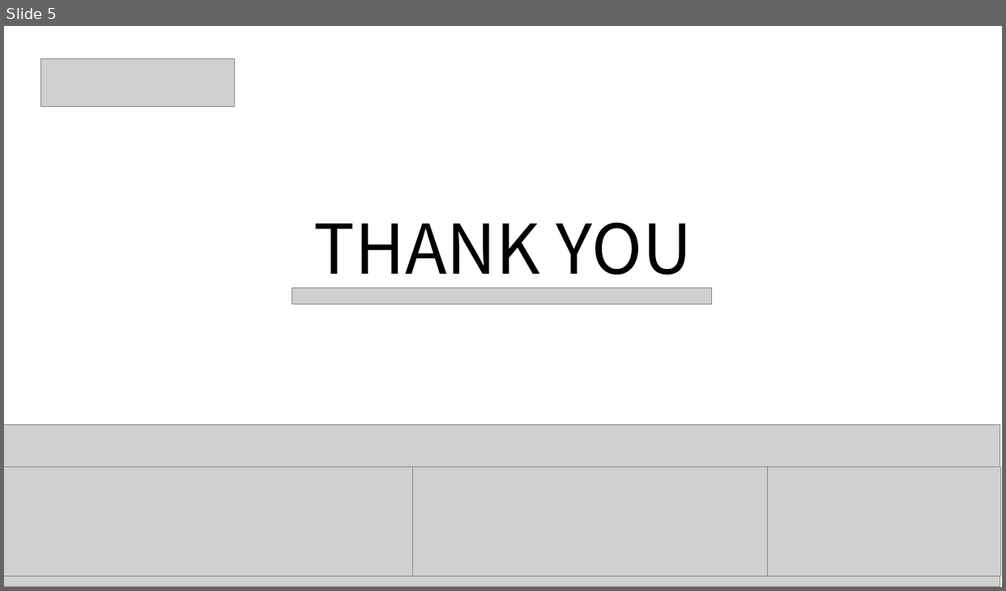
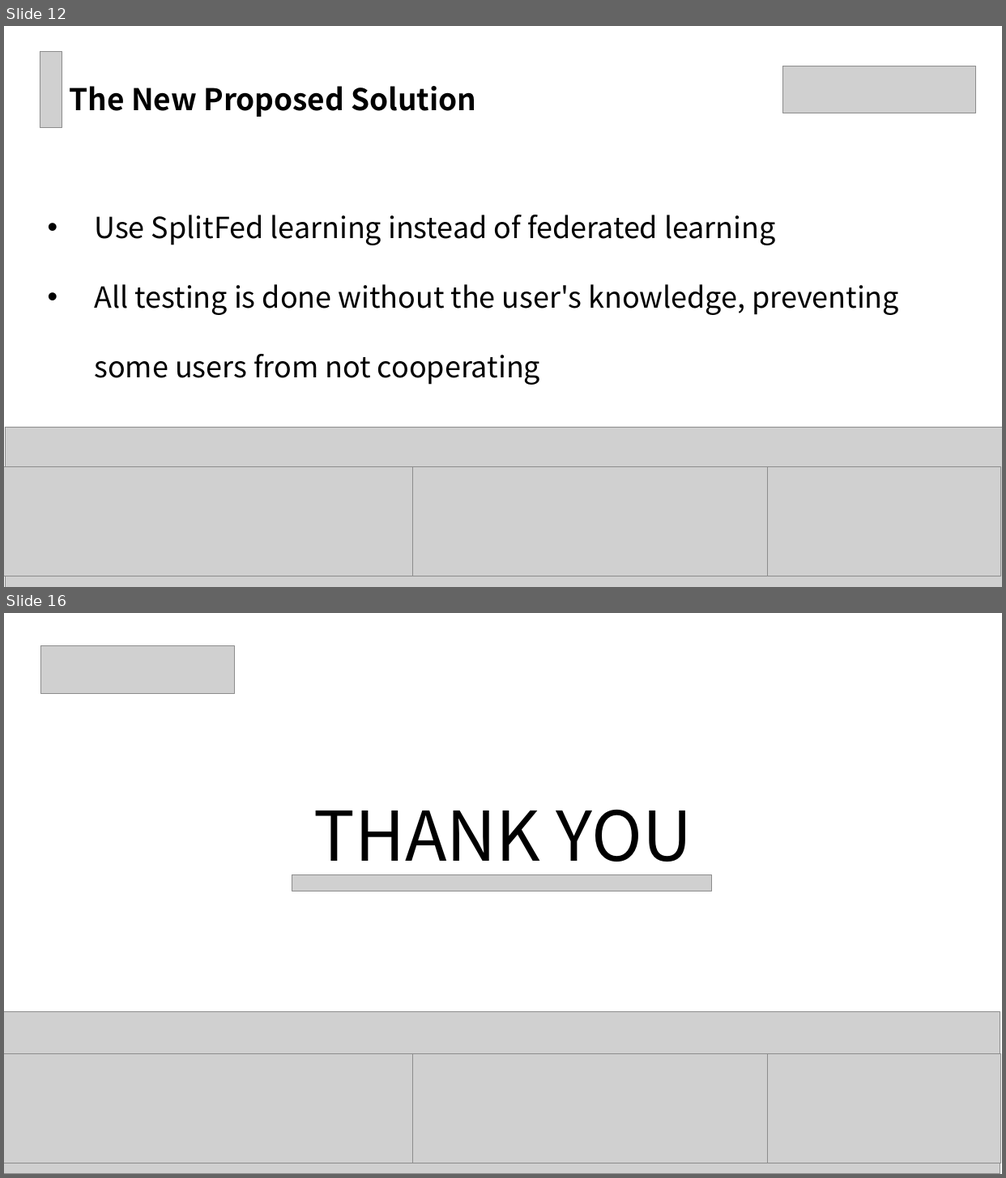
Before and after one commit to TIANGeng708/Graduated_Course, a slide deck: 高级计算机网络与大数据/Homework/homework3/pre.pptx. Shown one above the other, each under a label of ours: slide 5 before the commit, slides 12 and 16 after it; the slides between them are not shown. The pictures are 1006x591 and 1006x1178 pixels, drawn with LibreOffice and Linux fonts; fonts in the diff are those of the drawing; grey boxes stand for pictures. Boxes give left, top, right and bottom in pixels: in the first picture for what was removed or moved away, otherwise in the second. Text is boxed around its words. In the diff, an @@ line names an element or a change of style, - is before the commit and + after.

```diff
--- a/高级计算机网络与大数据/Homework/homework3/pre.pptx
+++ b/高级计算机网络与大数据/Homework/homework3/pre.pptx
@@ slide 12 added at (4,26,1002,587), background #FFFFFF @@
@@ picture added at (40,51,62,128) @@
@@ picture added at (783,66,977,113) @@
@@ title added at (70,86,477,117), 28.8 pt, text #000000, bold @@
+The New Proposed Solution
@@ text added at (94,215,899,385), 28 pt, text #000000 @@
+• Use SplitFed learning instead of federated learning
+• All testing is done without the user's knowledge, preventing some users from not cooperating
@@ picture added at (5,428,1002,587) @@
@@ picture added at (4,467,414,577) @@
@@ picture added at (413,467,767,577) @@
@@ picture added at (768,467,1001,577) @@
@@ what was slide 5 is now slide 16 @@
```
Also in this commit, not shown: 1 slide changed, 13 other slides added, 3 slides removed, 11 other files.
